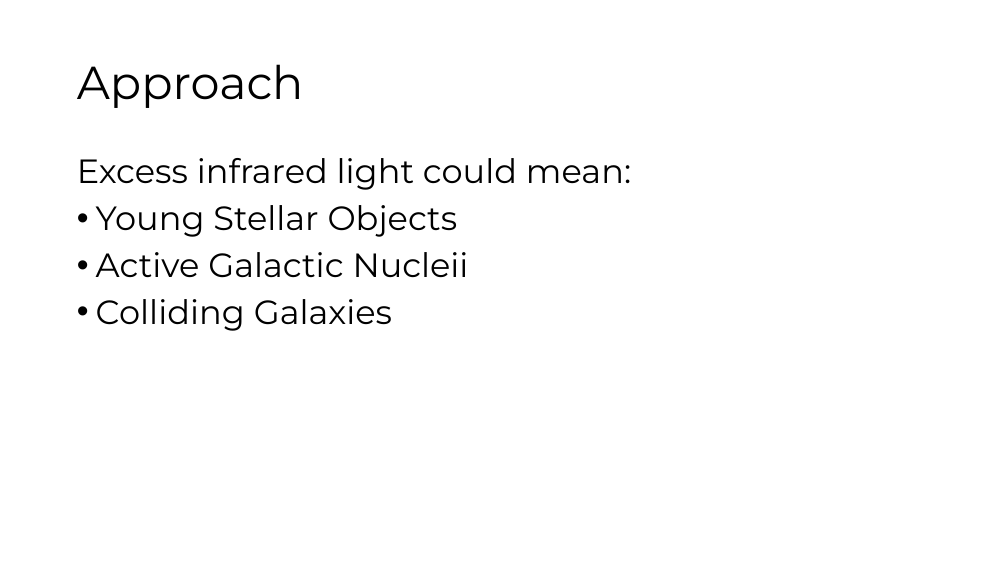
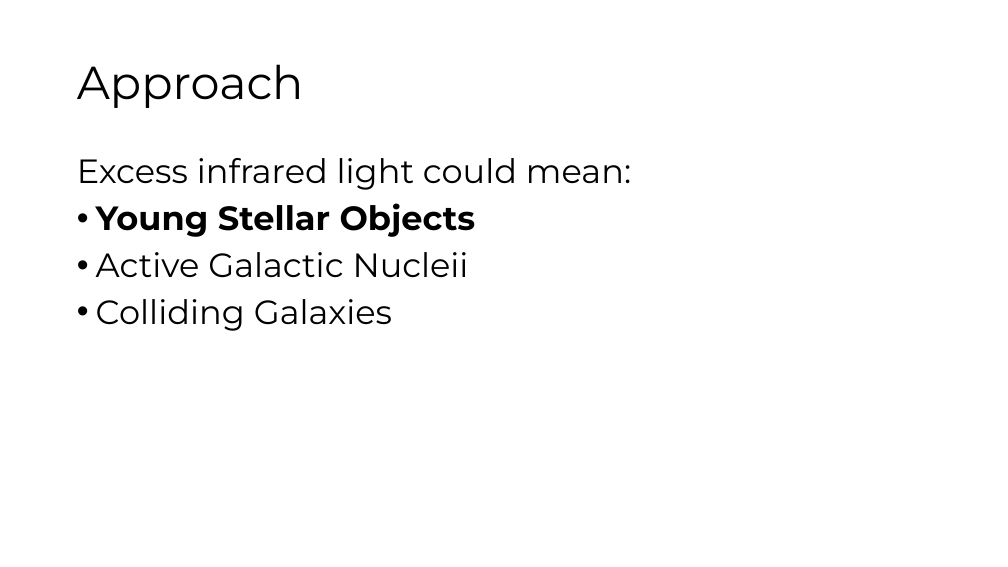
Before and after one commit to ibhojwani/seip_big_data, a slide deck: slide 3 of Presentation.pptx. Drawn at 1008x567 pixels with LibreOffice and Linux fonts; fonts in the diff are those of the drawing. Boxes give left, top, right and bottom in pixels: in the first picture for what was removed or moved away, otherwise in the second. Text is boxed around its words. In the diff, an @@ line names an element or a change of style, - is before the commit and + after.

```diff
--- a/Presentation.pptx
+++ b/Presentation.pptx
@@ text at <box>96,203,476,237</box>: bold on in "Young Stellar Objects" @@
```
Also in this commit, not shown: 9 other slides changed, 5 slides added, 8 slides removed, 3 other files.
